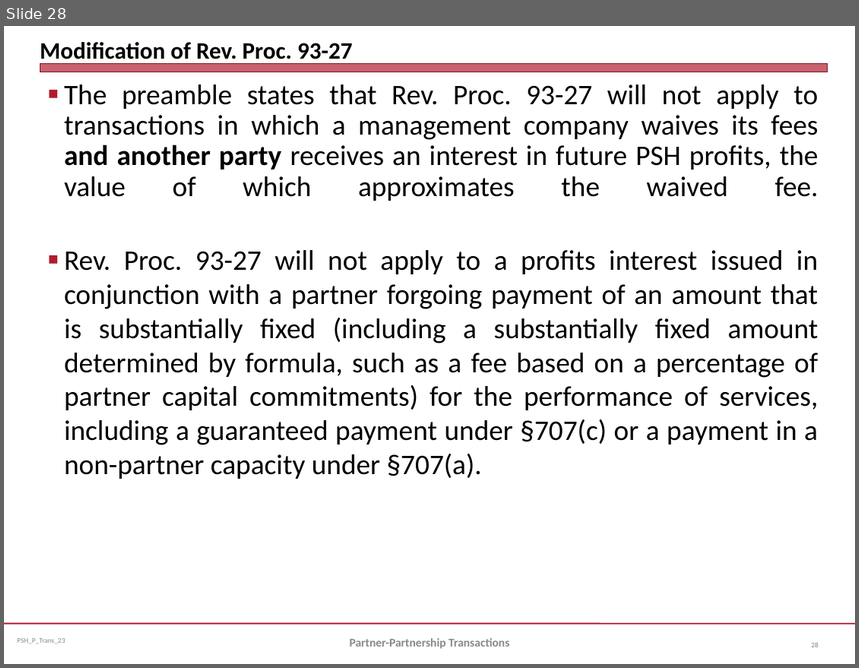
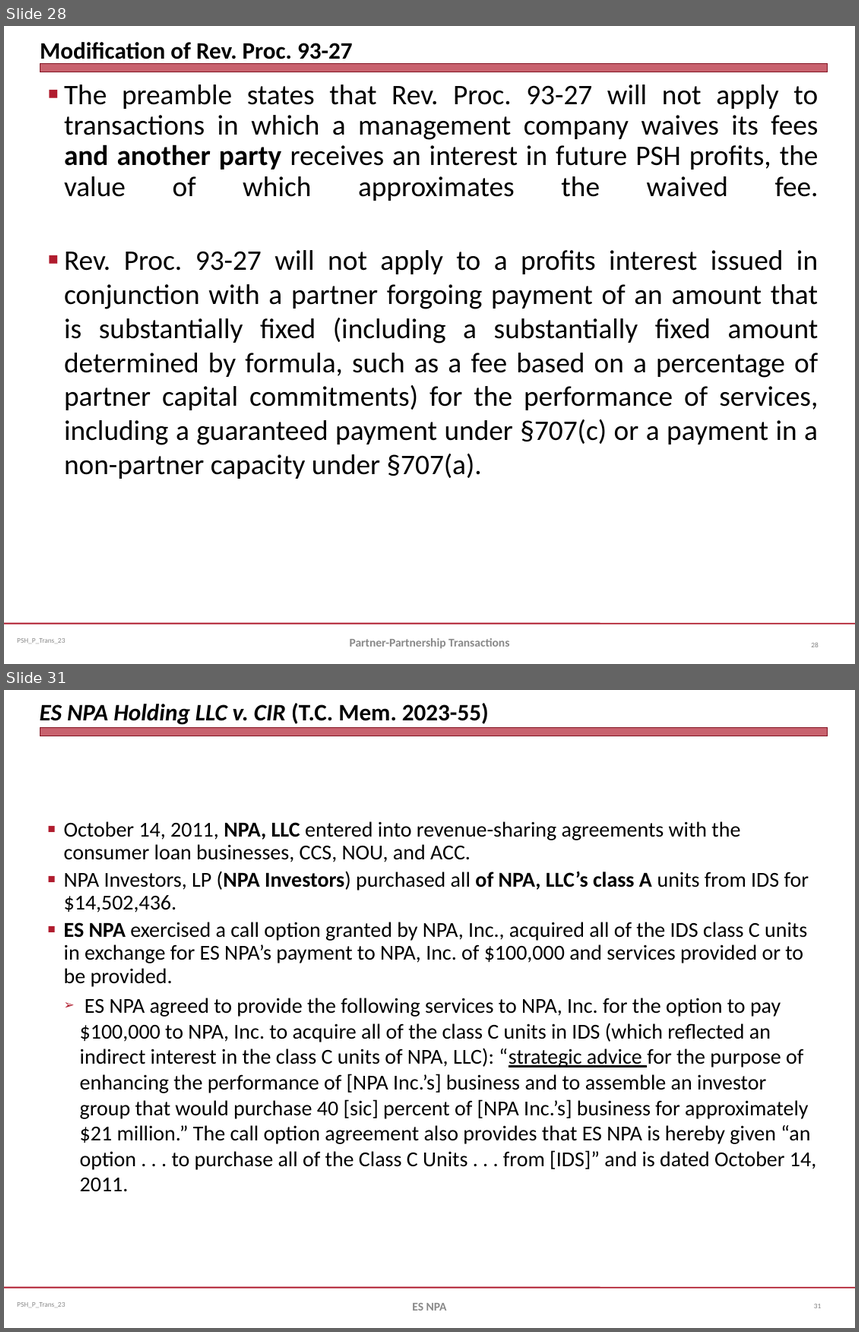
Before and after one commit to jmc877/Partnership-Tax, a slide deck: slides/PSH_P_Trans_23.pptx. Shown one above the other, each under a label of ours: slide 28 before the commit, slides 28 and 31 after it; the slides between them are not shown. The pictures are 859x668 and 859x1332 pixels, drawn with LibreOffice and Linux fonts; fonts in the diff are those of the drawing. Boxes give left, top, right and bottom in pixels: in the first picture for what was removed or moved away, otherwise in the second. Text is boxed around its words. In the diff, an @@ line names an element or a change of style, - is before the commit and + after.

```diff
--- a/slides/PSH_P_Trans_23.pptx
+++ b/slides/PSH_P_Trans_23.pptx
@@ slide 31 added at <box>4,690,855,1328</box>, background #FFFFFF; not listed: 3 template elements that a slide beside it also shows @@
@@ title added at <box>40,703,489,725</box>, 20 pt, text #000000, bold, italic @@
+ES NPA Holding LLC v. CIR (T.C. Mem. 2023-55)
@@ text added at <box>64,821,816,1192</box>, 18 pt, text #000000 @@
+■ October 14, 2011, NPA, LLC entered into revenue-sharing agreements with the consumer loan businesses, CCS, NOU, and ACC.
+■ NPA Investors, LP (NPA Investors) purchased all of NPA, LLC’s class A units from IDS for $14,502,436.
+■ ES NPA exercised a call option granted by NPA, Inc., acquired all of the IDS class C units in exchange for ES NPA’s payment to NPA, Inc. of $100,000 and services provided or to be provided.
+  ➢ ES NPA agreed to provide the following services to NPA, Inc. for the option to pay $100,000 to NPA, Inc. to acquire all of the class C units in IDS (which reflected an indirect interest in the class C units of NPA, LLC): “strategic advice for the purpose of enhancing the performance of [NPA Inc.’s] business and to assemble an investor group that would purchase 40 [sic] percent of [NPA Inc.’s] business for approximately $21 million.” The call option agreement also provides that ES NPA is hereby given “an option . . . to purchase all of the Class C Units . . . from [IDS]” and is dated October 14, 2011.
@@ text added at <box>412,1303,447,1311</box>, 10 pt, text #898989, bold @@
+ES NPA
@@ page number added at <box>814,1304,821,1309</box>, 6 pt, text #808080 @@
+31
```
Also in this commit, not shown: 8 other slides added, 1 other file.
